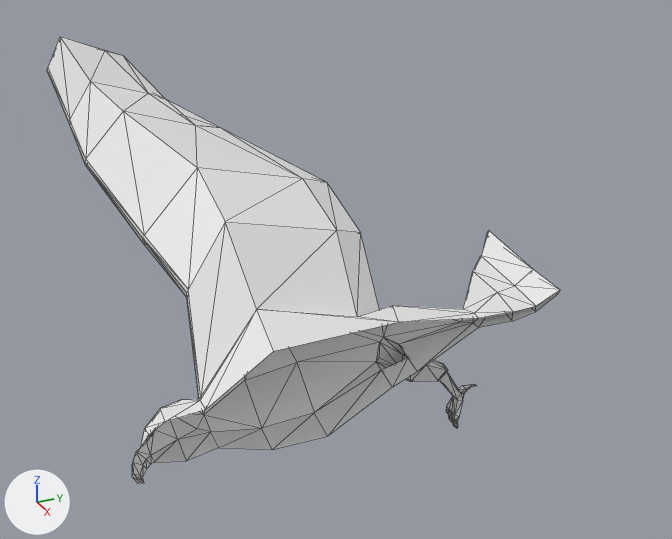
The glTF model assets/models/eagle.glb as it was, and as the next commit left it.
Before and after are seen from a 50 mm camera at (12.93, -5.68, 8.52) aimed at (-0.4, 0.32, 1.85). Lighting does not change. The marker at lower left points along +X, +Y and +Z. Mesh edges are drawn as thin lines. Vertices at the same position are counted once.
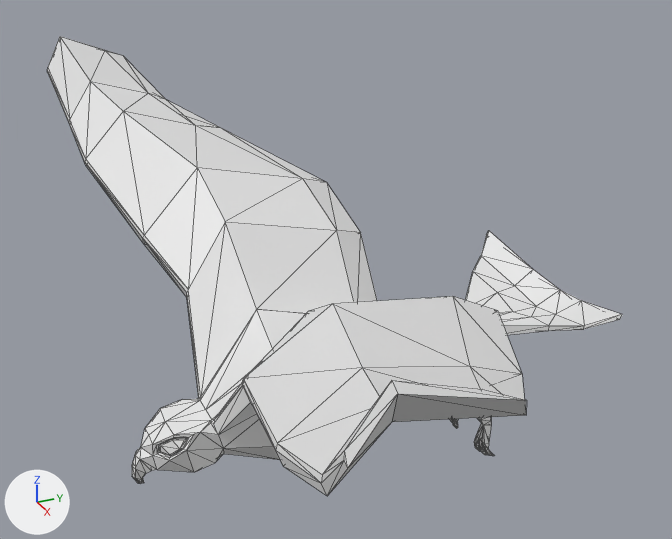
What the commit changed:
me_cube is used by ob_cube; location (0.0, 0.01, 0.01).
me_cube had 254 vertices, 477 faces and spanned x -7.67..0.0, y -3.58..4.84, z -2.18..4.83.
me_cube now has 479 vertices, 954 faces and spans x -7.67..7.67, y -3.58..4.84, z -2.18..4.83.
Part 1, on me_cube:
225 vertices are added at x 0.03..7.67, y -3.54..4.74, z -2.18..4.83.
477 new faces join them.

Pixel boxes [x1, y1, x2, y2] of what changed, in the pictures (672 x 539 px):
'Cube', reshaped (12% wider)
    before: [47, 36, 560, 483]
    after: [47, 36, 622, 496]
part 1 of me_cube, added
    after: [132, 290, 622, 496]
